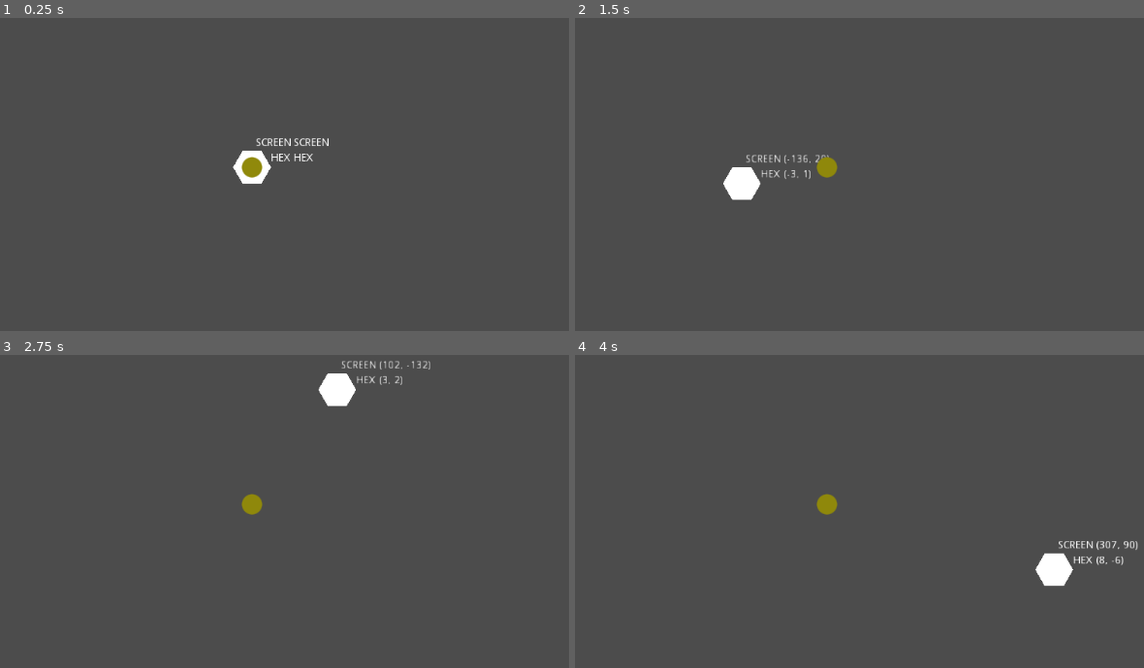
Above: before the commit, frames 1-4 (two rows, left to right).
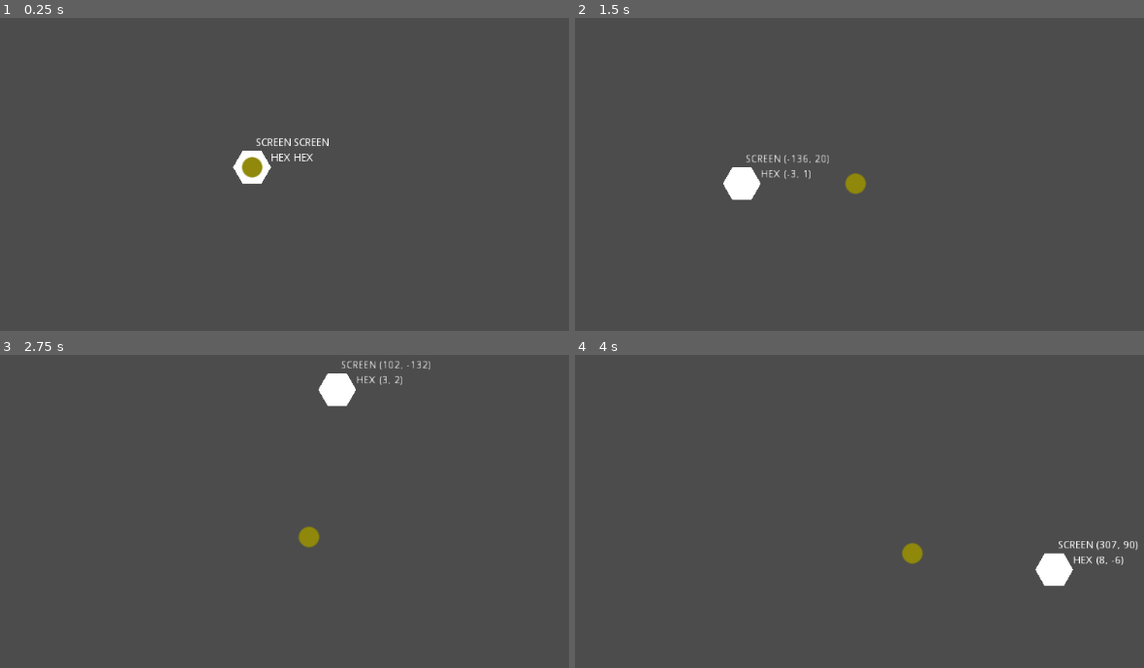
Above: after the commit, the same moments.

Repository: dareludum/ld45
Game: Godot game, scene res://Main.tscn
Two runs of this game, one before a commit and one after it. Both use one fixed random seed, a clock stepped at 60 frames per second and the inputs below.
Inputs (mouse positions are in pixels of both pictures, inside the frame that each line leads up to):
- Up to frame 1 (0.25 s): no input
- Up to frame 2 (1.5 s): tap Enter at 0.5 s; move the mouse to (996, 143) at 0.52 s; click (996, 143) at 0.67 s; drag from (671, 190) to (825, 168) at 1.27 s
- Up to frame 3 (2.75 s): tap Space at 2 s; move the mouse to (330, 405) at 2.02 s; click (330, 405) at 2.17 s
- Up to frame 4 (4 s): tap Enter at 2.75 s; drag from (785, 596) to (592, 436) at 2.77 s; move the mouse to (1058, 570) at 3.52 s; click (1058, 570) at 3.67 s

The runs differ from the first frame. In frame 1, less than 0.1% of the frame differs, in the area x 42-47%, y 44-51%; in frame 2, 0.4%, in the area x 42-52%, y 44-57%; in frame 3, 0.4%; in frame 4, 0.4%.

Commit message:
Get the ball rolling

Diff:
--- a/Main.gd
+++ b/Main.gd
@@ -1,5 +1,10 @@
 # Script to attach to a node which represents a hex grid
 extends Node2D
+
+const Globals = preload("res://scripts/Globals.gd")
+
+const Ball1 = preload("res://scenes/Ball1.tscn")
+const Ball = preload("res://scripts/Ball.gd")
 
 var HexGrid = preload("./HexGrid.gd").new()
 
@@ -7,13 +12,20 @@
 onready var area_coords = get_node("Highlight/AreaCoords")
 onready var hex_coords = get_node("Highlight/HexCoords")
 
-const Ball1 = preload("res://scenes/Ball1.tscn")
+var tick_timer = Timer.new()
 
 func _ready():
 	HexGrid.hex_scale = Vector2(50, 50)
+	assert(OK == tick_timer.connect("timeout", self, "_game_tick"))
+	tick_timer.autostart = false
+	tick_timer.wait_time = Globals.TICK_TIME
+	self.add_child(tick_timer)
+
+	# Below is testing code
 	var ball = Ball1.instance()
-	ball.position = HexGrid.get_hex_center(Vector3(0, 0, 0))
-	add_child(ball)
+	ball.position = HexGrid.get_hex_center(ball.hex_position)
+	self.add_child(ball)
+	tick_timer.start()
 
 func _unhandled_input(event):
 	if 'position' in event:
@@ -27,3 +39,11 @@
 		# Snap the highlight to the nearest grid cell
 		if highlight != null:
 			highlight.position = HexGrid.get_hex_center(HexGrid.get_hex_at(relative_pos))
+
+# Main logic function, does one simulation step
+func _game_tick():
+	for child in self.get_children():
+		if child is Ball:
+			child.hex_position += Vector3(1, -1, 0)
+			child.move_to(HexGrid.get_hex_center(child.hex_position))
+	print("Tick")
--- a/scenes/Ball1.tscn
+++ b/scenes/Ball1.tscn
@@ -1,7 +1,11 @@
-[gd_scene load_steps=2 format=2]
+[gd_scene load_steps=3 format=2]
 
-[ext_resource path="res://images/ball1.png" type="Texture" id=1]
+[ext_resource path="res://scripts/Ball.gd" type="Script" id=1]
+[ext_resource path="res://images/ball1.png" type="Texture" id=2]
 
-[node name="ball1" type="Sprite"]
+[node name="Ball1" type="Node2D"]
+script = ExtResource( 1 )
+
+[node name="Sprite" type="Sprite" parent="."]
 position = Vector2( 0.262836, -0.0878582 )
-texture = ExtResource( 1 )
+texture = ExtResource( 2 )
--- /dev/null
+++ b/scripts/Ball.gd
@@ -0,0 +1,35 @@
+extends Node2D
+
+const Globals = preload("res://scripts/Globals.gd")
+
+var hex_position = Vector3(0, 0, 0)
+var target_position: Vector2
+var tier = 1
+
+var is_interpolating = false
+var interpolation_t = 0.0
+var interpolation_from: Vector2
+var interpolation_to: Vector2
+const CI_A = Vector2(0.5, 0)
+const CI_B = Vector2(0, 1)
+
+func _ready():
+	pass
+
+func _process(delta):
+	if is_interpolating:
+		# TODO: cubic interpolation destabilizes over time, find out why
+		# self.position = interpolation_from.cubic_interpolate(interpolation_to, CI_A, CI_B, interpolation_t)
+		self.position = interpolation_from.linear_interpolate(interpolation_to, interpolation_t)
+		interpolation_t += delta / Globals.TICK_TIME * 2 # speedup
+		if interpolation_t >= 1.0:
+			self.position = target_position # snap to the target position to avoid rounding errors
+			interpolation_t = 1.0
+			is_interpolating = false
+
+func move_to(new_position: Vector2):
+	target_position = new_position
+	interpolation_from = self.position
+	interpolation_to = target_position
+	interpolation_t = 0.0
+	is_interpolating = true
--- /dev/null
+++ b/scripts/Globals.gd
@@ -0,0 +1,3 @@
+extends Node
+
+const TICK_TIME: float = 1.0 # seconds
